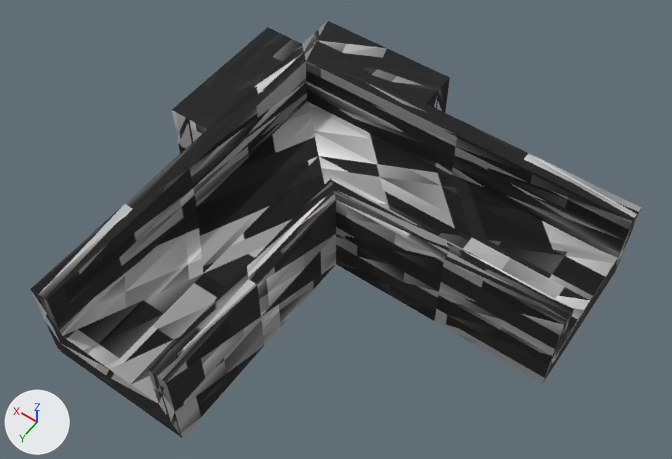
A saved change to the OBJ model resources/shape-13.obj.
The view is the same before and after, from a 50 mm camera at (-0.641, 0.848, 1.19) aimed at (-0.13, 0.132, 0.065). Lighting does not change. The marker at lower left points along +X, +Y and +Z. Where no turn or scale is listed for an object, it has been applied to the vertices.

In view in the first picture: 'shape-13'.
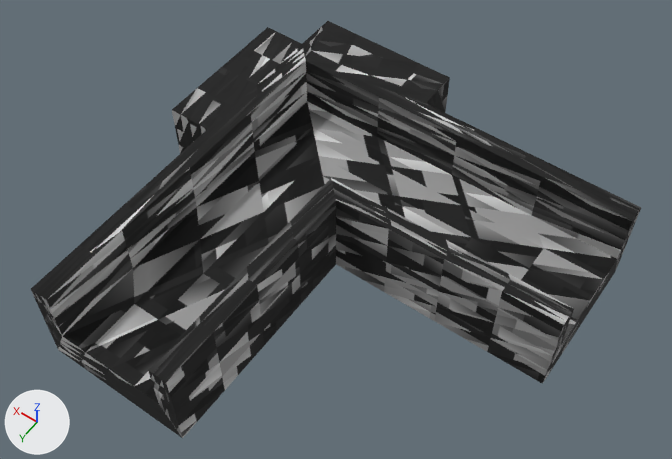
The change, as a list of edits to the scene's bpy script:
```text
Change me_shape_13:
    used by ob_shape_13; location = (0.0, 0.0, 0.0)
    remove me_shape_13.from_pydata(...)  # 154 vertices, 304 faces; spans x -0.5..0.2, y -0.2..0.5, z -0.038..0.125
    add me_shape_13.from_pydata(...)  # 610 vertices, 1216 faces; spans x -0.5..0.2, y -0.2..0.5, z -0.038..0.125
    me_shape_13 part 1: 456 vertices added at x -0.5..0.2, y -0.2..0.5, z -0.038..0.125
```

Location of each change, [x1, y1, x2, y2] in pixels of the pictures (672 x 459 px):
part 1 of me_shape_13, added: after [31, 21, 641, 438]
